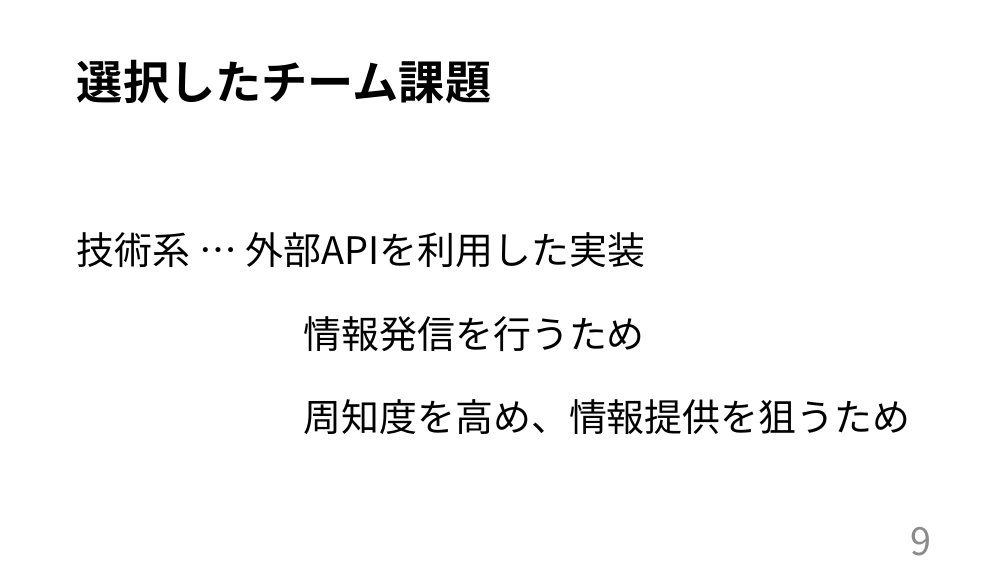
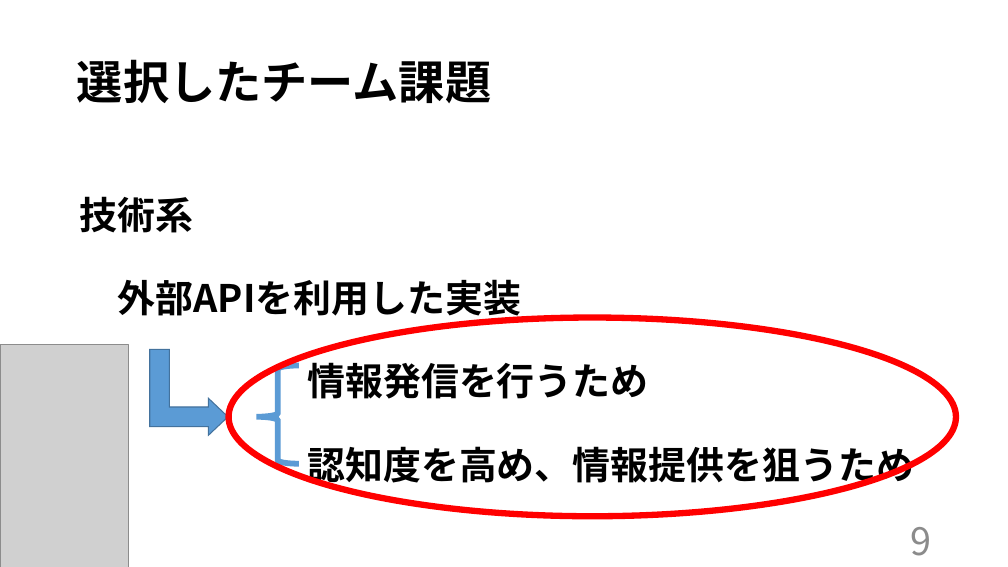
Before and after one commit to kazukiyoshida96/PM-, a slide deck: slide 10 of ＰＭ学科専用2.pptx. Drawn at 1008x567 pixels with LibreOffice and Linux fonts; fonts in the diff are those of the drawing; grey boxes stand for pictures. Boxes give left, top, right and bottom in pixels: in the first picture for what was removed or moved away, otherwise in the second. Text is boxed around its words. In the diff, an @@ line names an element or a change of style, - is before the commit and + after.

```diff
--- a/ＰＭ学科専用2.pptx
+++ b/ＰＭ学科専用2.pptx
@@ text "技術系": place and size @@
-text "技術系" at [77,232,911,434]
+text "技術系" at [80,196,914,489]
@@ text at [80,196,521,323]: text changed; bold on @@
-技術系 … 外部APIを利用した実装
+技術系
+外部APIを利用した実装
@@ ellipse added at [228,318,956,516], outline #FF0000 6 pt @@
@@ picture added at [0,345,129,567] @@
@@ bent up arrow added at [150,349,228,435], fill #5B9BD5, outline #43739E 1 pt @@
@@ text at [307,357,648,399]: bold on in "情報発信を行うため" @@
@@ left brace added at [256,366,299,464], outline #5B9BD5 5.5 pt @@
@@ text at [307,446,914,489]: text changed; bold on @@
-周知度を高め、情報提供を狙うため
+認知度を高め、情報提供を狙うため
```
Also in this commit, not shown: 16 other slides changed.
